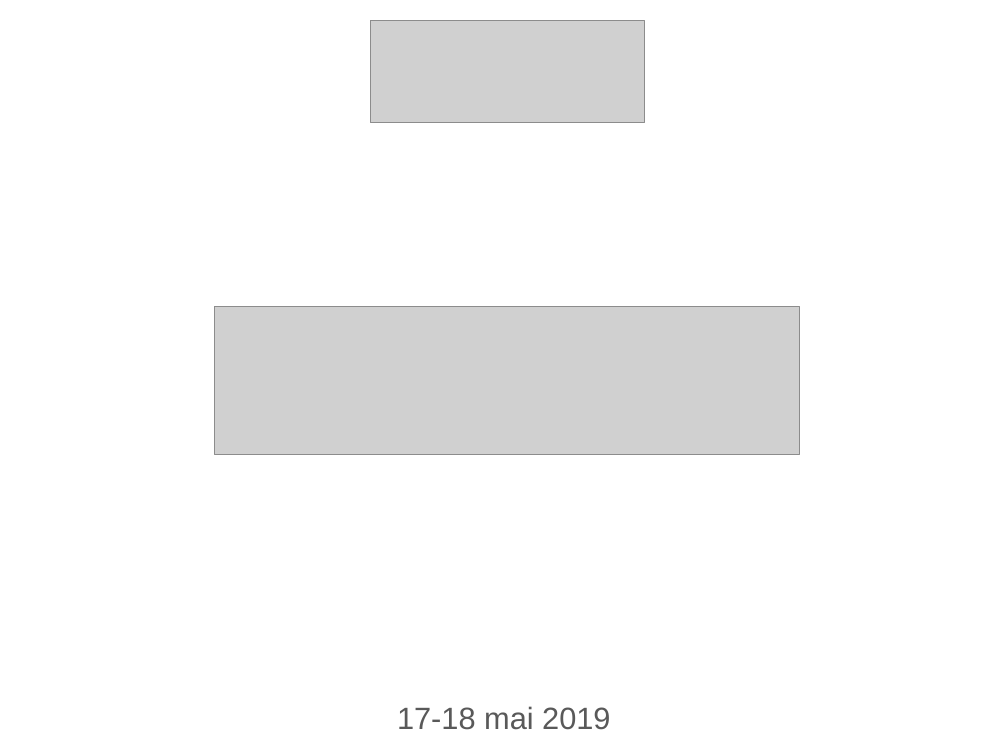
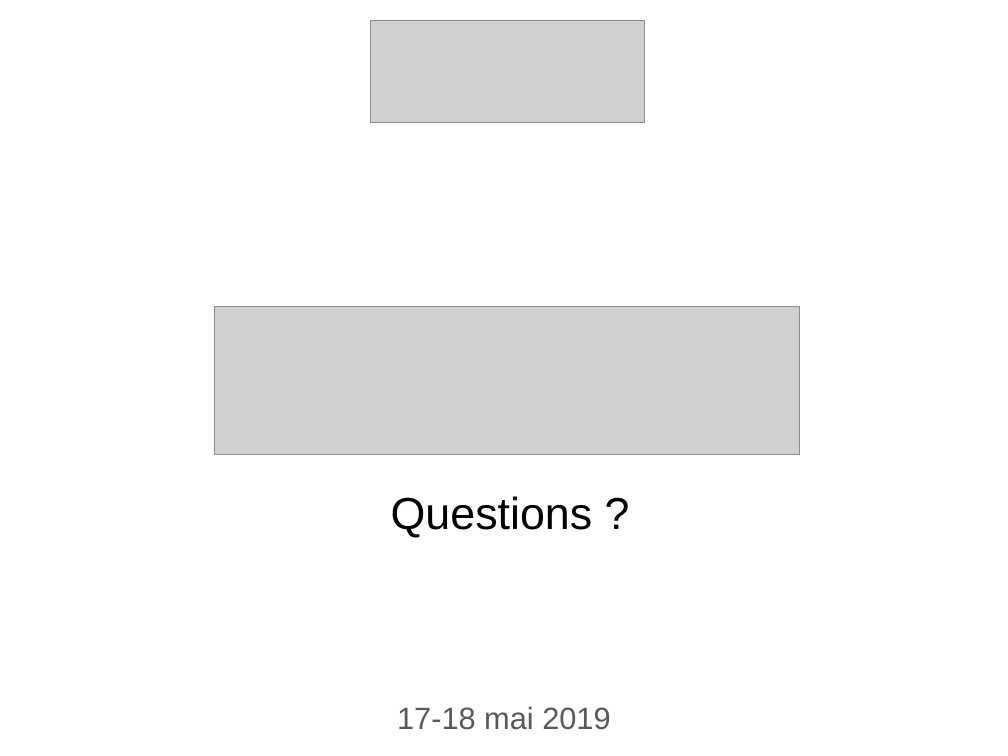
Before and after one commit to giodemaio/hackathonGM, a slide deck: slide 9 of GM IT Hackathon PITCH Doc Time.pptx (slide 13 before the commit). Drawn at 1008x756 pixels with LibreOffice and Linux fonts; fonts in the diff are those of the drawing; grey boxes stand for pictures; background and template pictures are left out. Boxes give left, top, right and bottom in pixels: in the first picture for what was removed or moved away, otherwise in the second. Text is boxed around its words. In the diff, an @@ line names an element or a change of style, - is before the commit and + after.

Commit message:
pdf

```diff
--- a/GM IT Hackathon PITCH Doc Time.pptx
+++ b/GM IT Hackathon PITCH Doc Time.pptx
@@ text added at (x1=391, y1=496, x2=593, y2=538), 32 pt, text #000000 @@
+Questions ?
```
Also in this commit, not shown: 1 slide added, 5 slides removed.
